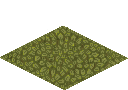
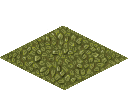
Layers edited between the first and the second 128 x 90 image:
added layer "light" above "pixelated light" over 22, 33, 106, 81
moved "pixelatad shadow" above "shadow" over 14, 33, 107, 85
renamed "solid shadow" to "shadow", showed it, blend normal → multiply, painted on it over 14, 35, 121, 85
